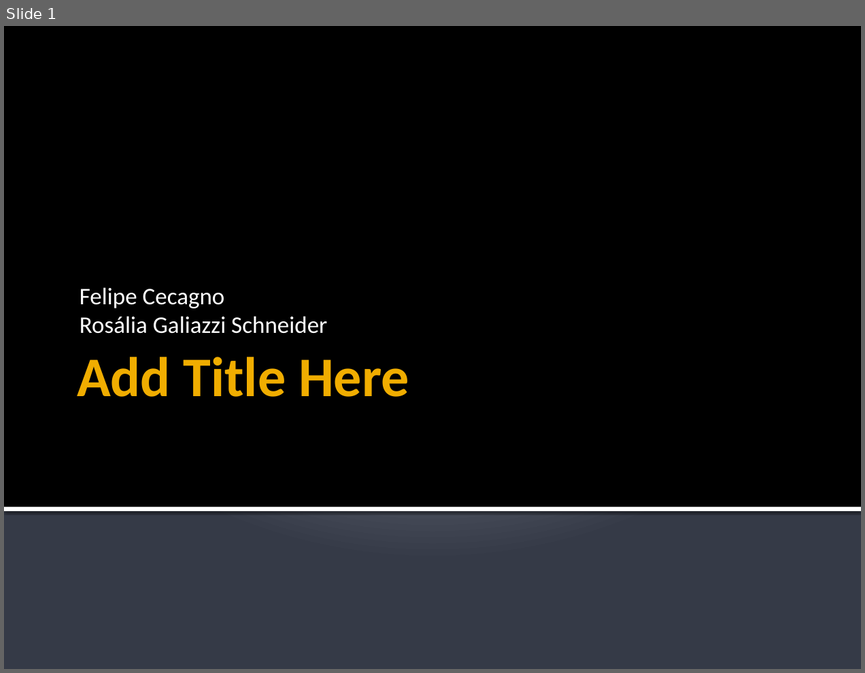
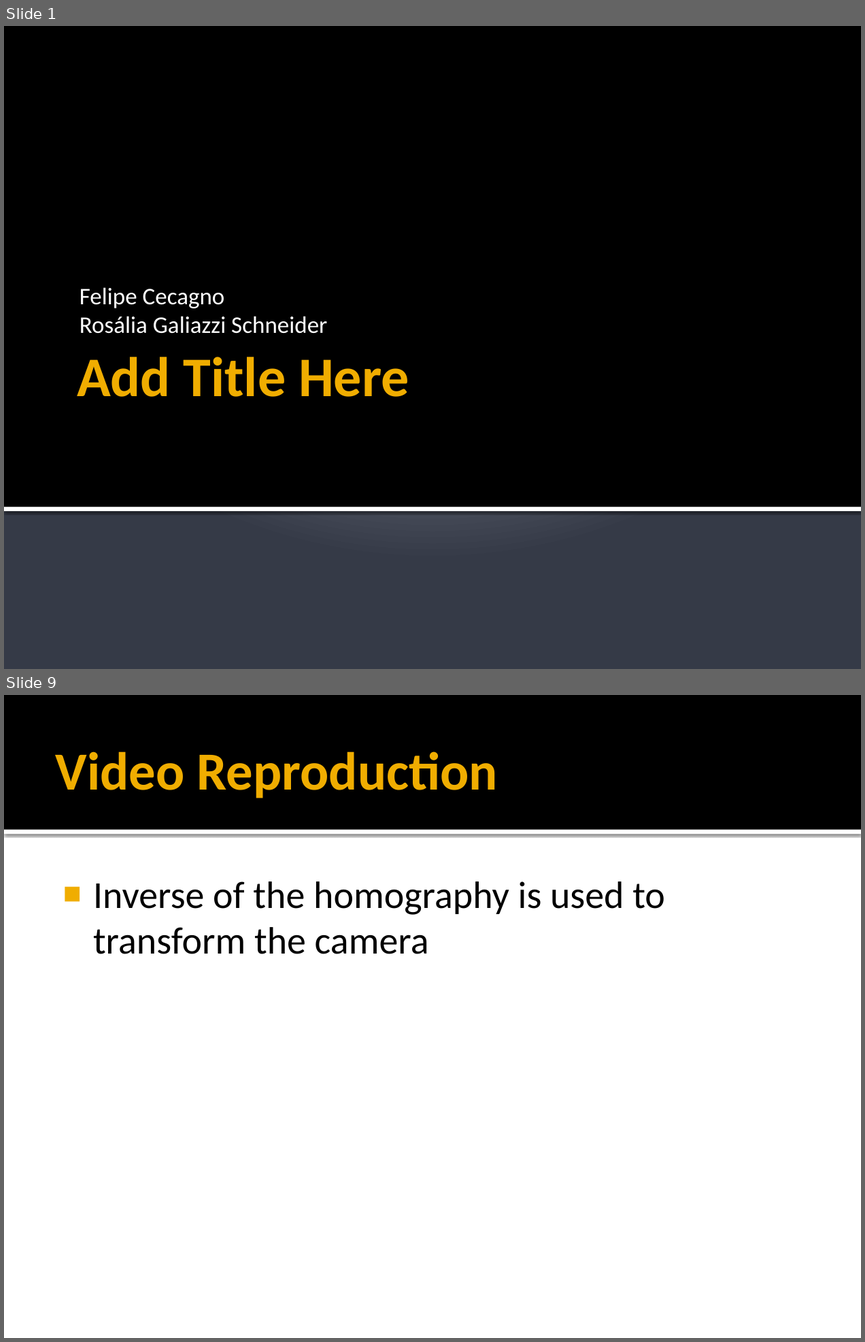
Before and after one commit to fcecagno/epsilon-video-player, a slide deck: Docs/TrabFinal.pptx. Shown one above the other, each under a label of ours: slide 1 before the commit, slides 1 and 9 after it; the slides between them are not shown. The pictures are 865x673 and 865x1342 pixels, drawn with LibreOffice and Linux fonts; fonts in the diff are those of the drawing. Boxes give left, top, right and bottom in pixels: in the first picture for what was removed or moved away, otherwise in the second. Text is boxed around its words. In the diff, an @@ line names an element or a change of style, - is before the commit and + after.

```diff
--- a/Docs/TrabFinal.pptx
+++ b/Docs/TrabFinal.pptx
@@ slide 9 added at [4,695,861,1338], background #FFFFFF @@
@@ rectangle added at [4,695,861,830], fill #000000 @@
@@ title added at [56,751,497,798], 45 pt, text #F0AD00, bold @@
+Video Reproduction
@@ rectangle added at [4,830,861,834], fill #FFFFFF @@
@@ text added at [93,881,665,954], 32 pt, text #000000 @@
+■ Inverse of the homography is used to transform the camera
```
Also in this commit, not shown: 7 other slides added, 1 slide removed, 25 other files.
